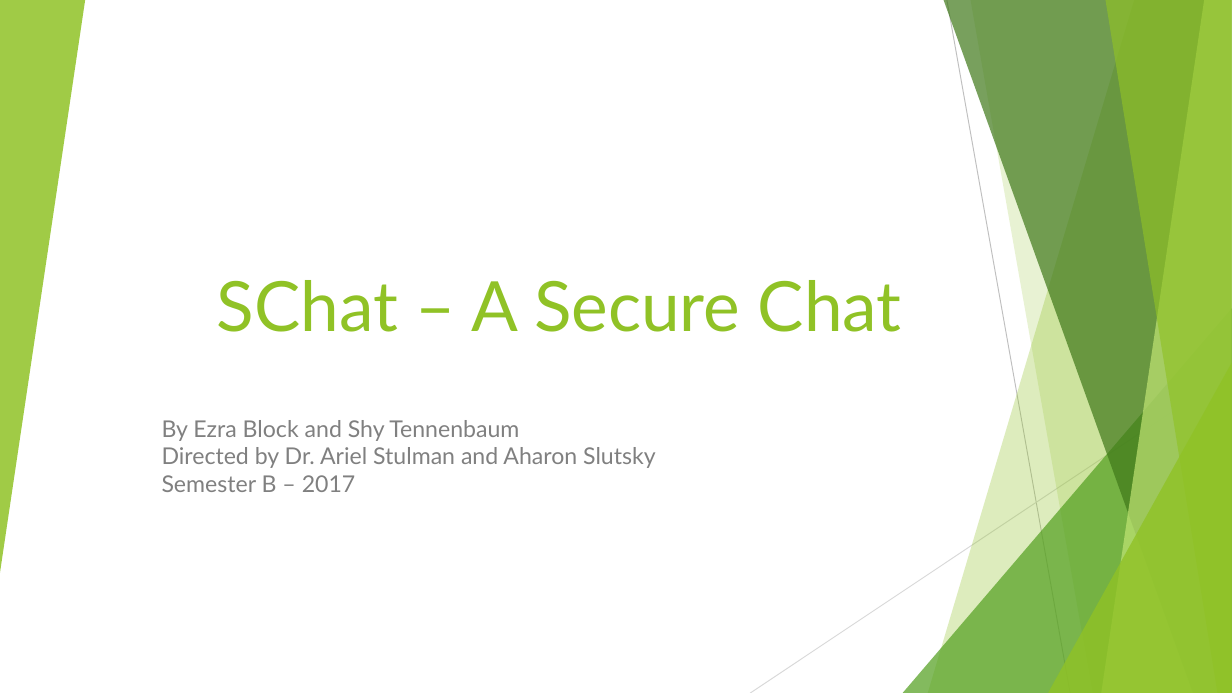
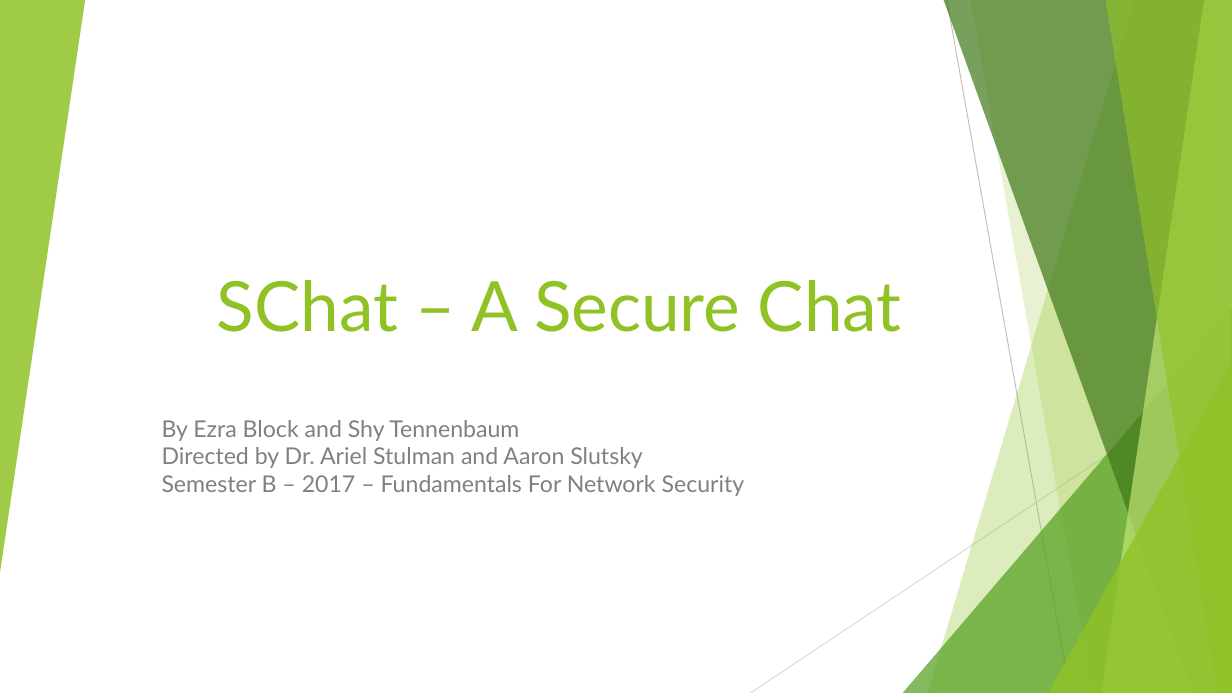
Before and after one commit to shy71/SChat, a slide deck: slide 1 of SChat – A Secure Chat.pptx. Drawn at 1232x693 pixels with LibreOffice and Linux fonts; fonts in the diff are those of the drawing. Boxes give left, top, right and bottom in pixels: in the first picture for what was removed or moved away, otherwise in the second. Text is boxed around its words. In the diff, an @@ line names an element or a change of style, - is before the commit and + after.

```diff
--- a/SChat – A Secure Chat.pptx
+++ b/SChat – A Secure Chat.pptx
@@ subtitle at bbox=[162, 420, 745, 496]: text changed @@
-By Ezra Block and Shy Tennenbaum
-Directed by Dr. Ariel Stulman and Aharon Slutsky
-Semester B – 2017
+By Ezra Block and Shy Tennenbaum
+Directed by Dr. Ariel Stulman and Aaron Slutsky
+Semester B – 2017 – Fundamentals For Network Security
```
Also in this commit, not shown: 2 other slides changed, 1 slide added, 1 slide removed, 3 other files.
